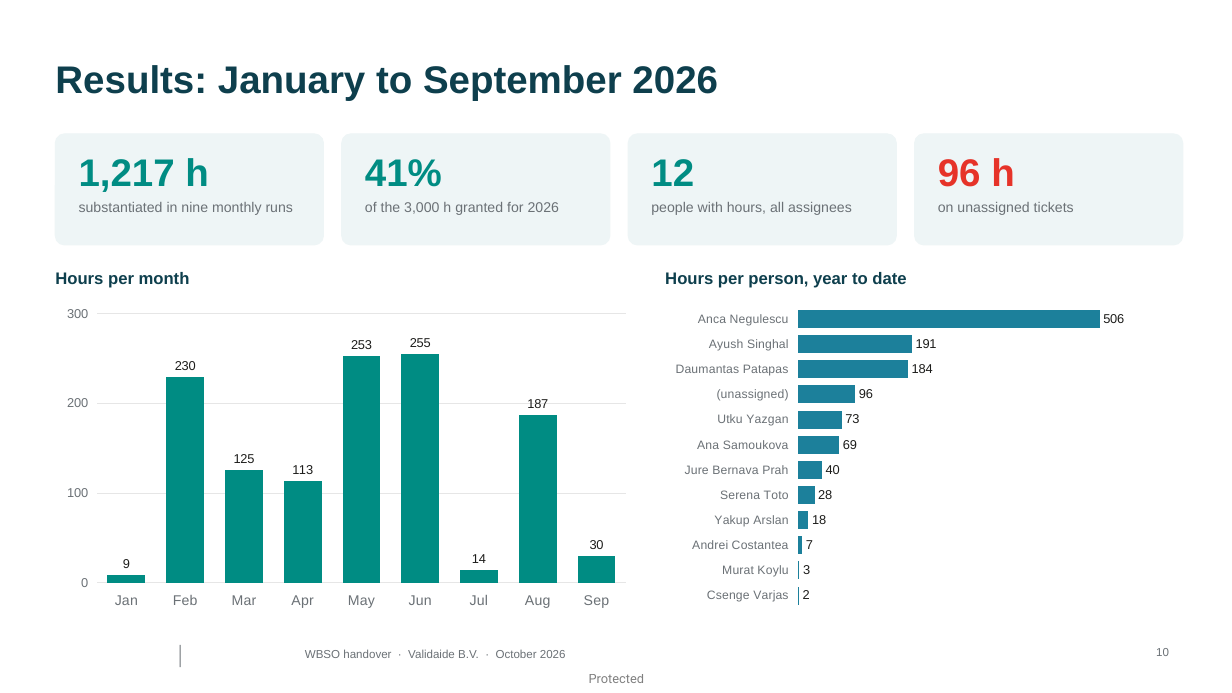
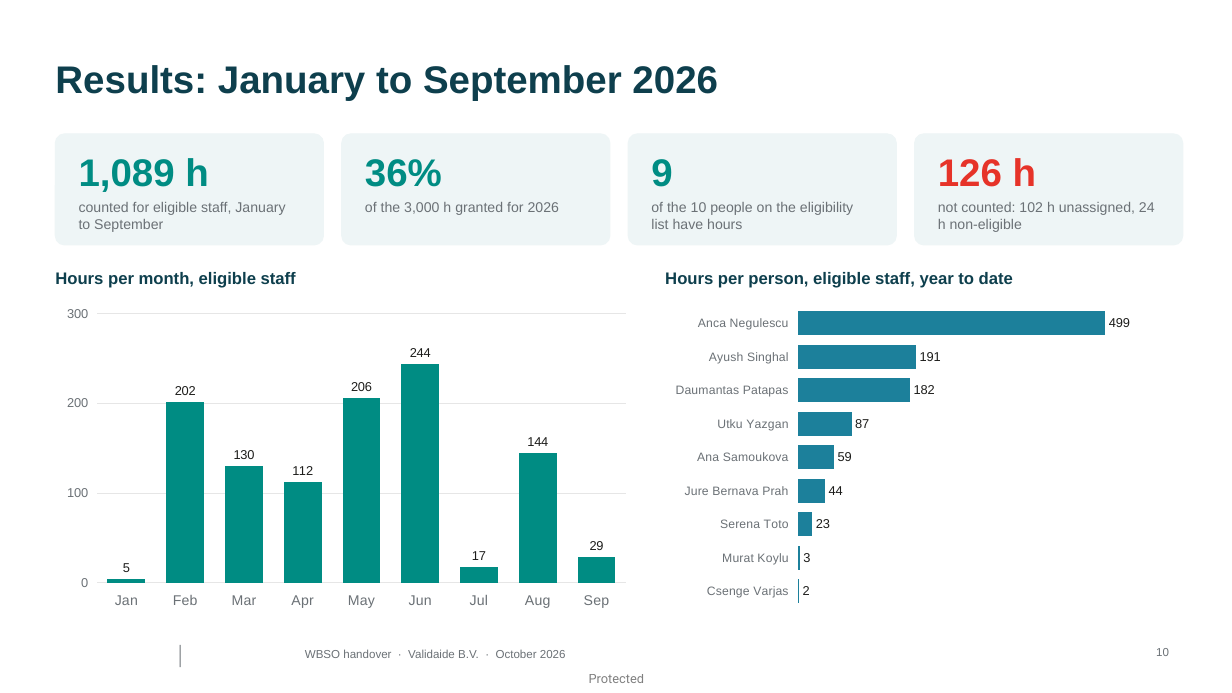
Before and after one commit to validaide-gianluigi-disconzi/reporting-utils, a slide deck: slide 10 of wbso/docs/WBSO_handover.pptx. Drawn at 1232x693 pixels with LibreOffice and Linux fonts; fonts in the diff are those of the drawing; background and template pictures are left out. Boxes give left, top, right and bottom in pixels: in the first picture for what was removed or moved away, otherwise in the second. Text is boxed around its words. In the diff, an @@ line names an element or a change of style, - is before the commit and + after.

Commit message:
Added eligibility list, improved presentation

```diff
--- a/wbso/docs/WBSO_handover.pptx
+++ b/wbso/docs/WBSO_handover.pptx
@@ text at [79, 158, 208, 192]: text changed @@
-1,217 h
+1,089 h
@@ text at [365, 159, 442, 187]: text changed @@
-41%
+36%
@@ text at [651, 159, 672, 187]: text changed @@
-12
+9
@@ text at [938, 158, 1036, 187]: text changed @@
-96 h
+126 h
@@ text at [79, 202, 285, 232]: text changed @@
-substantiated in nine monthly runs
+counted for eligible staff, January to September
@@ text at [651, 202, 853, 229]: text changed @@
-people with hours, all assignees
+of the 10 people on the eligibility list have hours
@@ text at [938, 202, 1155, 232]: text changed @@
-on unassigned tickets
+not counted: 102 h unassigned, 24 h non-eligible
@@ text at [55, 272, 296, 288]: text changed @@
-Hours per month
+Hours per month, eligible staff
@@ text at [665, 272, 1013, 288]: text changed @@
-Hours per person, year to date
+Hours per person, eligible staff, year to date
@@ column chart at [55, 300, 638, 615] @@
-Series 1: 9, 230, 125, 113, 253, 255, 14, 187, 30
+Series 1: 5, 202, 130, 112, 206, 244, 17, 144, 29
@@ bar chart at [665, 300, 1178, 615] @@
-categories: Csenge Varjas, Murat Koylu, Andrei Costantea, Yakup Arslan, Serena Toto, Jure Bernava Prah, Ana Samoukova, Utku Yazgan, (unassigned), Daumantas Patapas, Ayush Singhal, Anca Negulescu
+categories: Csenge Varjas, Murat Koylu, Serena Toto, Jure Bernava Prah, Ana Samoukova, Utku Yazgan, Daumantas Patapas, Ayush Singhal, Anca Negulescu
-Series 1: 2, 2, 7, 18, 28, 40, 69, 73, 96, 184, 191, 506
+Series 1: 2, 3, 23, 44, 59, 87, 182, 191, 498
@@ value axis changed @@
```
Also in this commit, not shown: 6 other slides changed, 2 other files.
